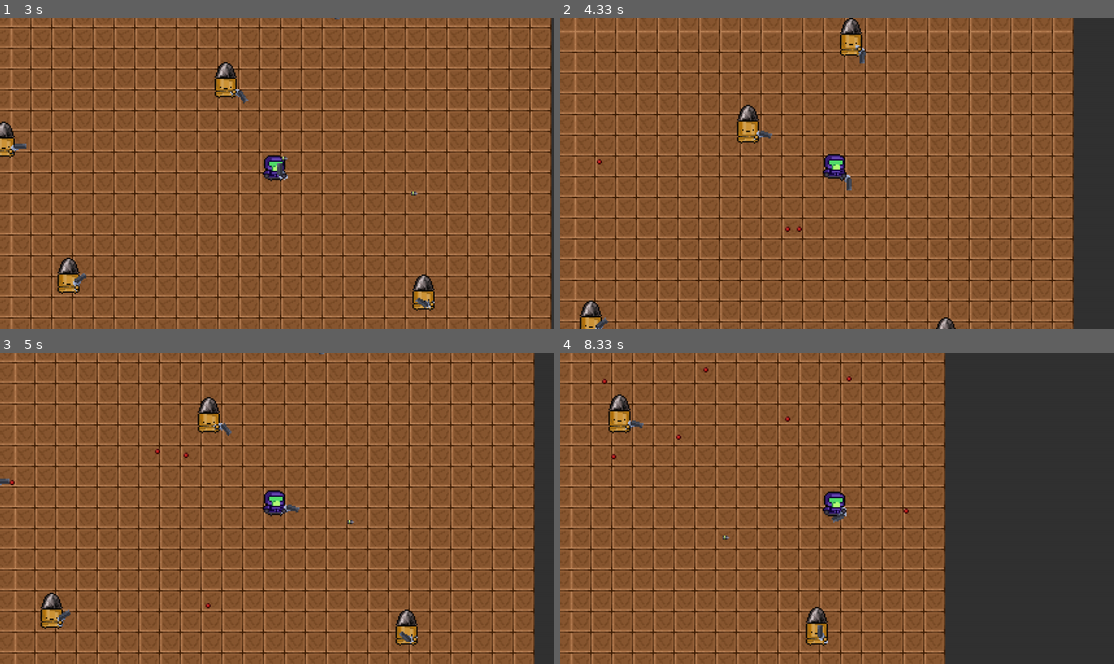
Above: before the commit, frames 1-4 (two rows, left to right).
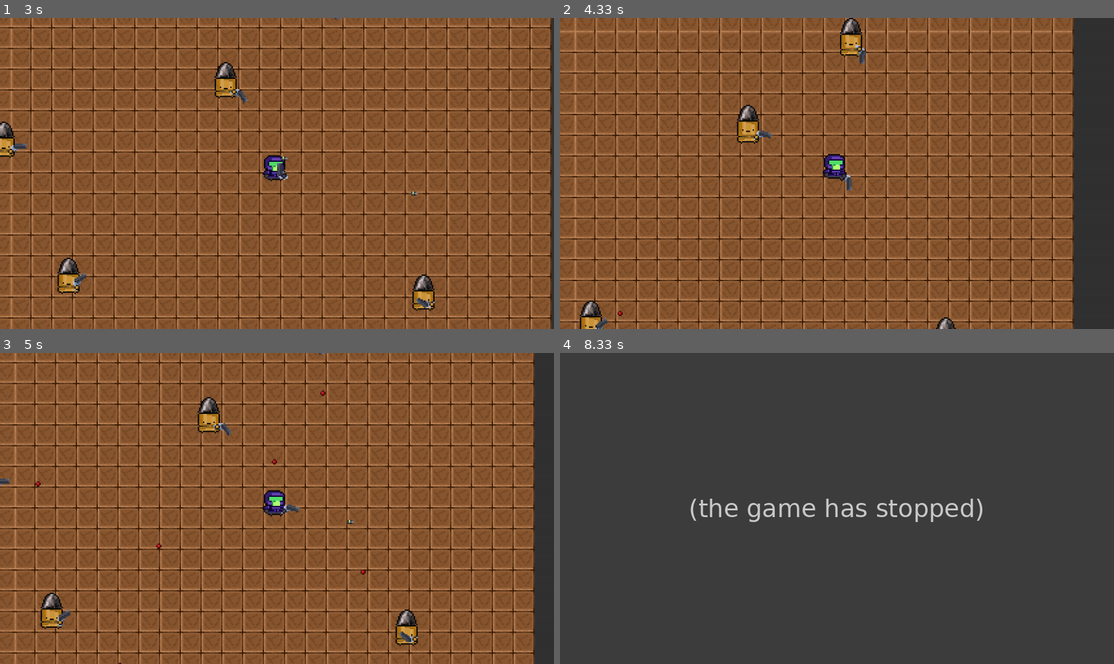
Above: after the commit, the same moments.

Repository: aninstan/pygame
Game: pygame game, started from main.py
The game is run twice, just before and just after one commit, with the same random seed, the same clock (stepped at 60 frames per second) and the same inputs.
Inputs (mouse positions are in pixels of both pictures, inside the frame that each line leads up to):
- Up to frame 1 (3 s): hold D 0.33-0.8 s; move the mouse to (254, 185) at 0.37 s; click (277, 195) at 0.88 s; hold W 1.17-1.47 s; click (144, 176) at 1.25 s; hold D 1.5-1.97 s; click (105, 126) at 1.58 s; hold A 2-2.53 s; click (360, 64) at 2.08 s; hold S 2.57-2.87 s; click (343, 201) at 2.65 s; hold A from 2.9 s (still down); click (288, 67) at 2.98 s
- Up to frame 2 (4.33 s): release A at 3.3 s; hold W 3.33-3.7 s; click (637, 164) at 3.42 s; hold D from 3.73 s (still down); click (842, 204) at 3.82 s
- Up to frame 3 (5 s): release D at 4.37 s; hold S 4.4-4.77 s; click (260, 455) at 4.48 s; hold A from 4.8 s (still down); click (421, 558) at 4.88 s
- Up to frame 4 (8.33 s): release A at 5.27 s; hold D 5.3-5.77 s; click (748, 405) at 5.38 s; click (1030, 589) at 5.85 s; hold W 6.13-6.43 s; click (626, 440) at 6.22 s; hold D 6.47-6.93 s; click (1036, 483) at 6.55 s; hold D 6.97-7.5 s; click (1030, 570) at 7.05 s; click (859, 496) at 7.58 s; hold S 7.87-8.17 s; click (704, 561) at 7.95 s

Frame 1 is identical in both runs. In frame 2, less than 0.1% of the frame differs, in the area x 6-44%, y 45-96%; in frame 3, 0.1%; in frame 4, 70%, in the area x 0-77%, y 0-100%.
After the commit the program exited at 8.25 s; later frames show no game.

Commit message:
enemy weapon cooldown on spawn

Diff:
--- a/main.py
+++ b/main.py
@@ -9,7 +9,7 @@
 
 world = World(30, 30, player, 10)
 
-# Main game loop
+# Main game loopas
 while True:
 
     # Get time in milliseconds
@@ -27,8 +27,6 @@
 
         world.handle_input(event, time)
 
-    # player.weapon.shoot()
-
     world.update(time, dt)
 
     world.draw()
--- a/world.py
+++ b/world.py
@@ -30,15 +30,16 @@
         self.enemies: list[Character] = []
         for i in range(num_enemies):
             self.spawn_enemy(Vec2(random.randint(- width * TILE_SIZE / 2, width * TILE_SIZE / 2), random.randint(- height * TILE_SIZE / 2, height * TILE_SIZE / 2)))
+            self.enemies[-1].previous_shoot_time = random.randint(1000, 3000)
+
+        self.player_score = 0
 
     def spawn_enemy(self, pos: Vec2):
 
         new_gun = Weapon(Vec2(0, 0), Vec2(10, -5), 7, rotated_flare_gun_array, enemy_bullet_img)
 
-        new_enemy = Character(pos, Vec2(15, 25), 3, 3, 3000, bullet_enemy_animation_list, bullet_enemy_hand_img, new_gun)
-        new_enemy.previous_shoot_time = random.randint(0, 3000)
-
-        self.enemies.append(new_enemy)
+
+        self.enemies.append(Character(pos, Vec2(15, 25), 3, 3, 3000, bullet_enemy_animation_list, bullet_enemy_hand_img, new_gun))
 
 
     def out_of_bounds(self, object: GameObject) -> int:
@@ -210,7 +211,11 @@
                     enemy.health -= 1
                     if self.enemies[i].health == 0:
                         self.enemies.pop(i)
+                        self.player_score += 1
                         self.spawn_enemy(Vec2(random.randint(- self.width * TILE_SIZE / 2, self.width * TILE_SIZE / 2), random.randint(- self.height * TILE_SIZE / 2, self.height * TILE_SIZE / 2)))
+                        self.enemies[-1].previous_shoot_time = random.randint(time + 1000, time + 3000)
+                        print(self.player_score)
+
                     break
 
             if not hit:
